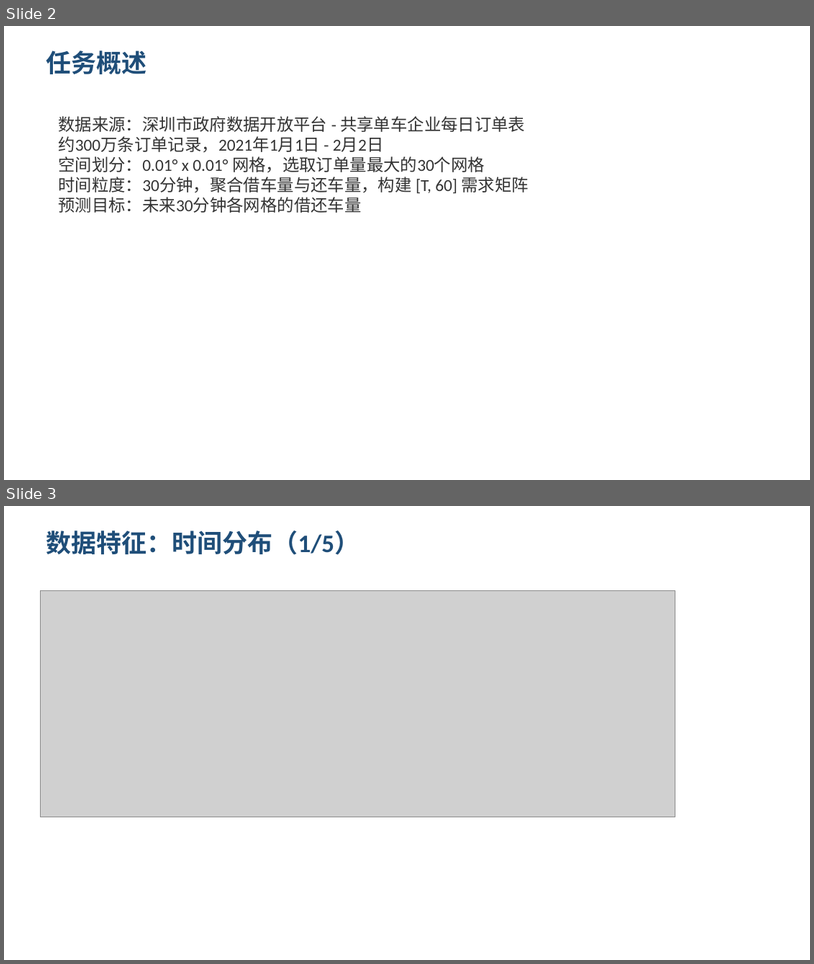
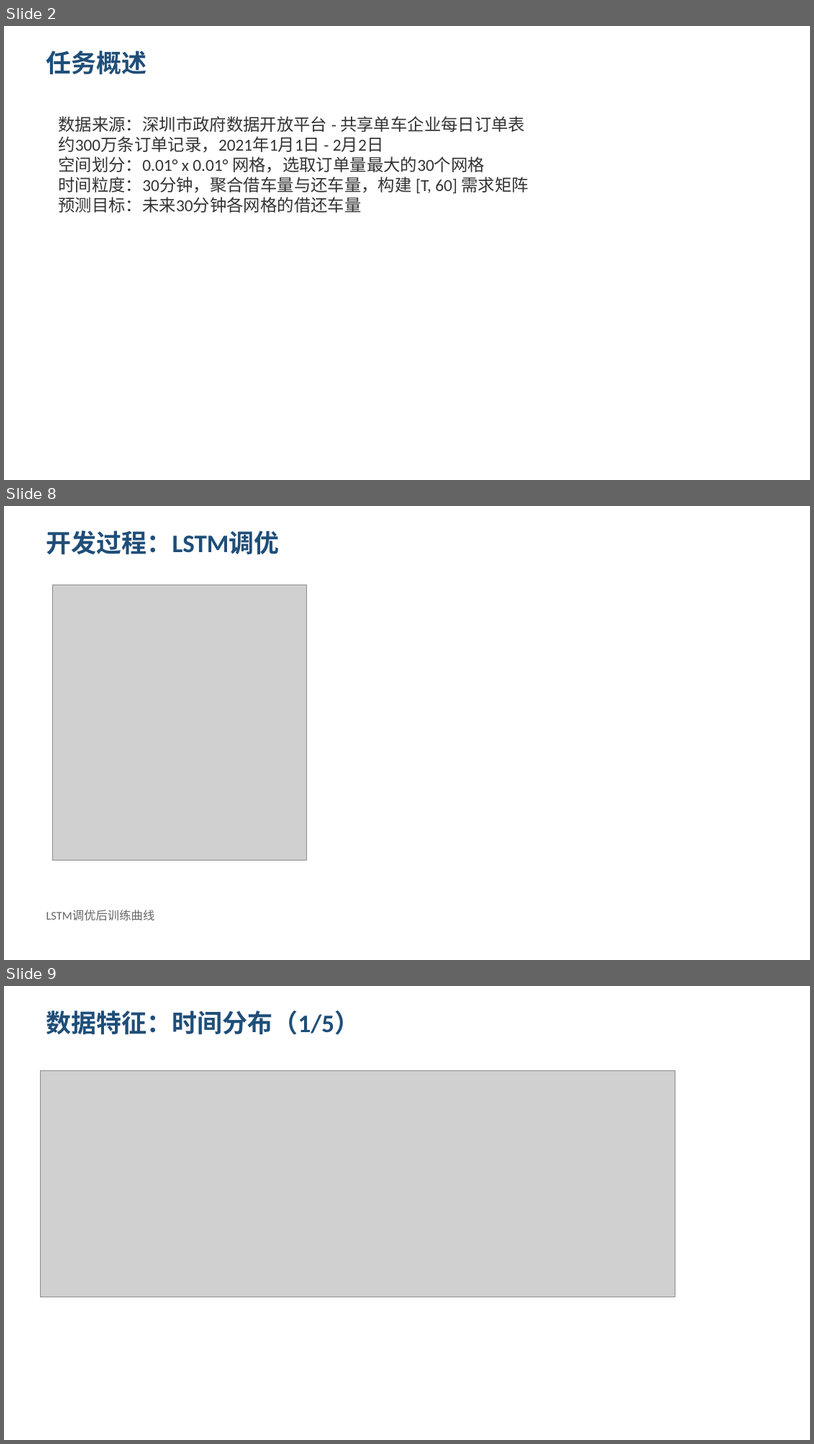
Before and after one commit to wyyy520/BikeDemand, a slide deck: report/presentation.pptx. Shown one above the other, each under a label of ours: slides 2 and 3 before the commit, slides 2, 8 and 9 after it; the slides between them are not shown. The pictures are 814x964 and 814x1444 pixels, drawn with LibreOffice and Linux fonts; fonts in the diff are those of the drawing; grey boxes stand for pictures. Boxes give left, top, right and bottom in pixels: in the first picture for what was removed or moved away, otherwise in the second. Text is boxed around its words. In the diff, an @@ line names an element or a change of style, - is before the commit and + after.

Commit message:
Add experiment screenshots, source code appendix, and GitHub link to report & PPT

```diff
--- a/report/presentation.pptx
+++ b/report/presentation.pptx
@@ slide 8 added at bbox=[4, 506, 810, 960], background #FFFFFF @@
@@ text added at bbox=[46, 530, 280, 554], 30 pt, text #1F4E79, bold @@
+开发过程：LSTM调优
@@ picture added at bbox=[52, 584, 306, 860] @@
@@ text added at bbox=[46, 910, 155, 921], 14 pt, text #646464 @@
+LSTM调优后训练曲线
@@ what was slide 3 is now slide 9 @@
```
Also in this commit, not shown: 6 other slides added, 7 other files.
